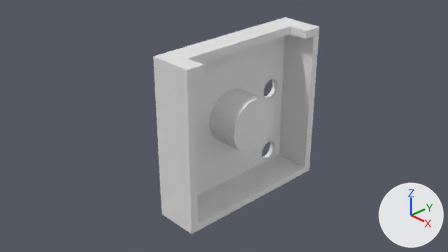
Before and after pictures for a commit that changed the Blender file chato.blend.
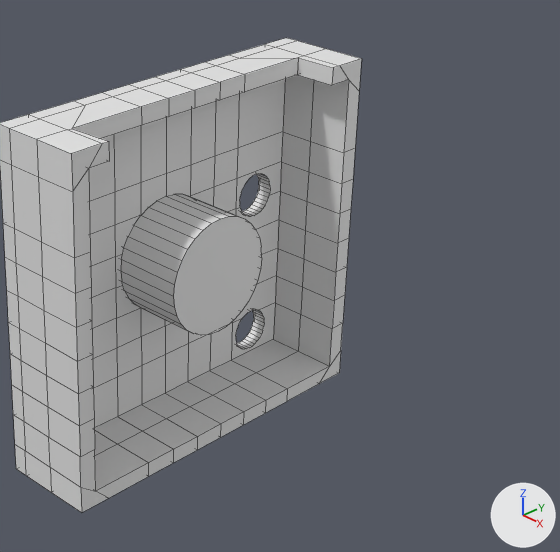
Each version is shown from the file's camera 'Camera', then close up on the part from 34% to 92% of the width and 0% to 100% of the height. The lights are fixed; the arrows at lower right show +X, +Y and +Z. The close-ups show mesh edges as thin lines. The same objects are shown in both versions, whatever each file hides.

Objects in the first close-up: 'Camera box eye opening', 'Camera box front'.
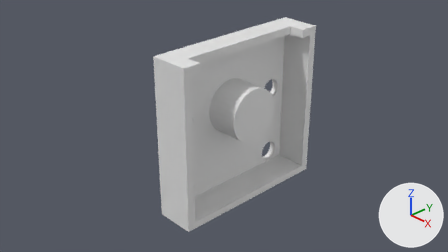
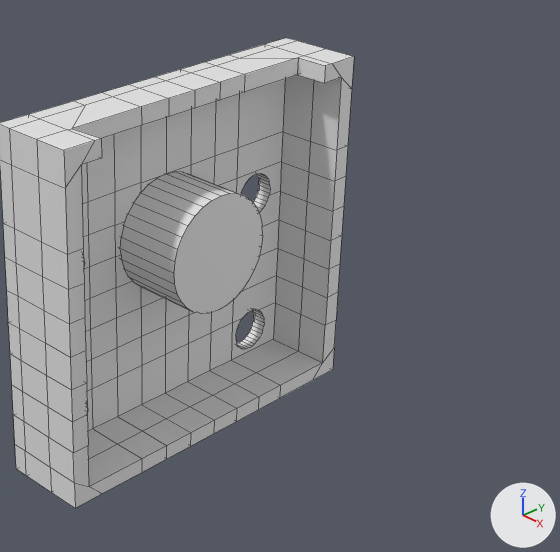
Location of each change, [x1, y1, x2, y2] in pixels of the close-ups (560 x 552 px; the box of a moved part takes in the faces that stretch with it):
'Camera box front', reshaped
    before: [0, 38, 362, 513]
    after: [0, 38, 354, 508]
'Camera box eye opening', moved
    before: [121, 194, 262, 335]
    after: [120, 172, 263, 314]
part 1 of me_cube_001, moved or reshaped
    before: [37, 49, 362, 513]
    after: [37, 49, 354, 508]

The change, as a list of edits to the scene's bpy script:
```text
Change me_cube_001:
    where me_cube_001.from_pydata(...)  # 376 vertices, 374 faces; spans x 0.22..5.0, y -1.11..1.11, z -0.97..1.16
    used by ob_camera_box_front; location = (0.0, 0.0, 0.074); scale = (0.167, 1.37, 1.37)
    me_cube_001 part 1: all 62 vertices in x 5.0, y -1.11..1.11, z -0.97..1.16 are moved by (-0.46, 0.0, 0.0)
Change ob_camera_box_eye_opening:
    ob_camera_box_eye_opening.location: (0.0, 0.0, 0.209) -> (0.0, 0.0, 0.401)
```
